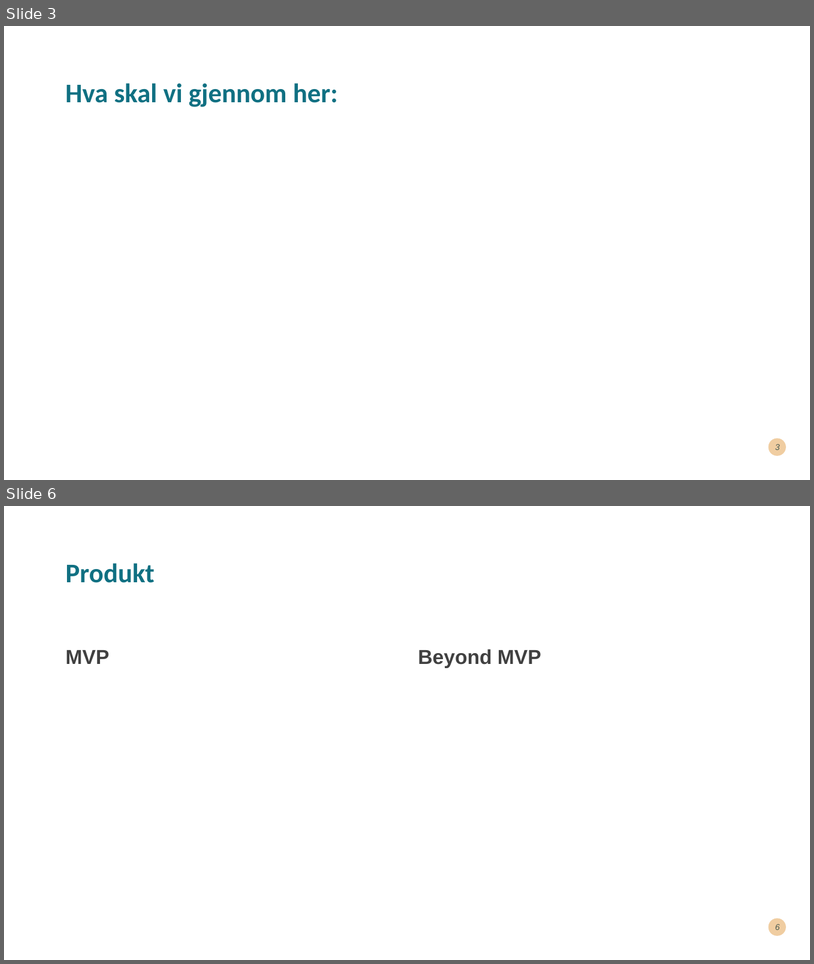
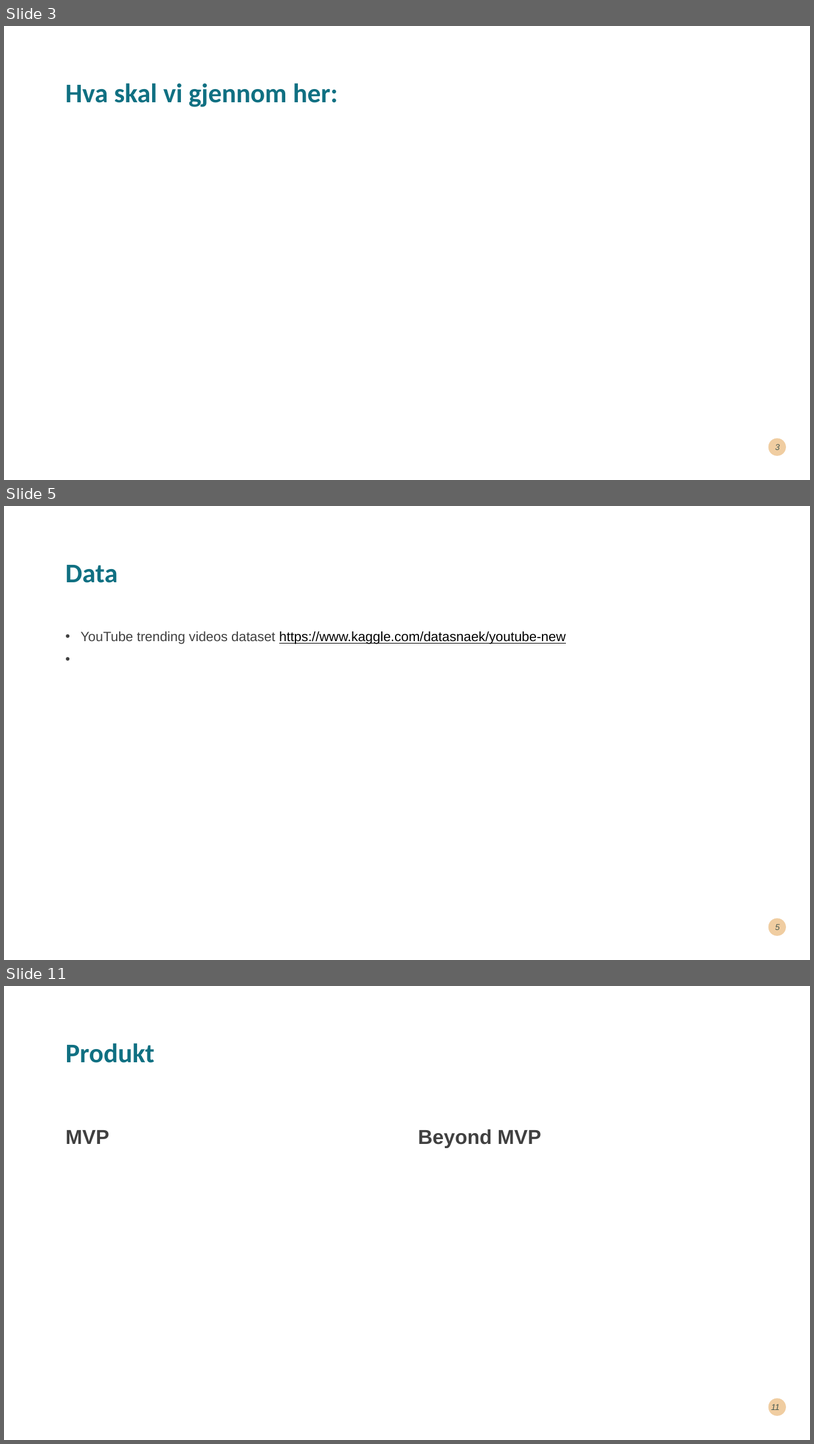
Before and after one commit to M4rieH/graduation_project, a slide deck: jama_presentation.pptx. Shown one above the other, each under a label of ours: slides 3 and 6 before the commit, slides 3, 5 and 11 after it; the slides between them are not shown. The pictures are 814x964 and 814x1444 pixels, drawn with LibreOffice and Linux fonts; fonts in the diff are those of the drawing. Boxes give left, top, right and bottom in pixels: in the first picture for what was removed or moved away, otherwise in the second. Text is boxed around its words. In the diff, an @@ line names an element or a change of style, - is before the commit and + after.

```diff
--- a/jama_presentation.pptx
+++ b/jama_presentation.pptx
@@ slide 5 added at (x1=4, y1=506, x2=810, y2=960), background #FFFFFF; not listed: 1 template element that a slide beside it also shows @@
@@ title added at (x1=65, y1=565, x2=117, y2=583), 32 pt, text #107082, bold @@
+Data
@@ text added at (x1=81, y1=631, x2=566, y2=644), 16 pt, text #000000, underline @@
+• YouTube trending videos dataset https://www.kaggle.com/datasnaek/youtube-new
@@ page number added at (x1=776, y1=924, x2=780, y2=930), 10 pt, text #00292E at 70% opacity, italic @@
+5
@@ what was slide 6 is now slide 11 @@
@@ page number at (x1=771, y1=1404, x2=780, y2=1410): text changed @@
-6
+11
```
Also in this commit, not shown: 5 other slides added, 1 slide removed, 1 other file.
